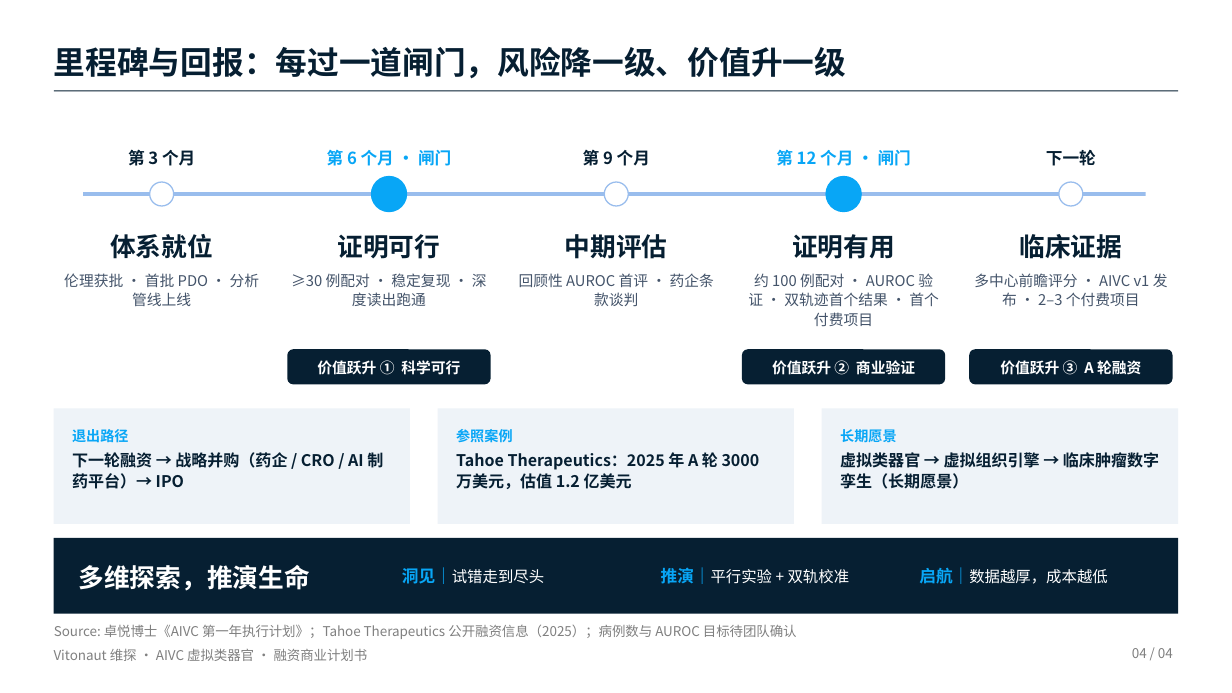
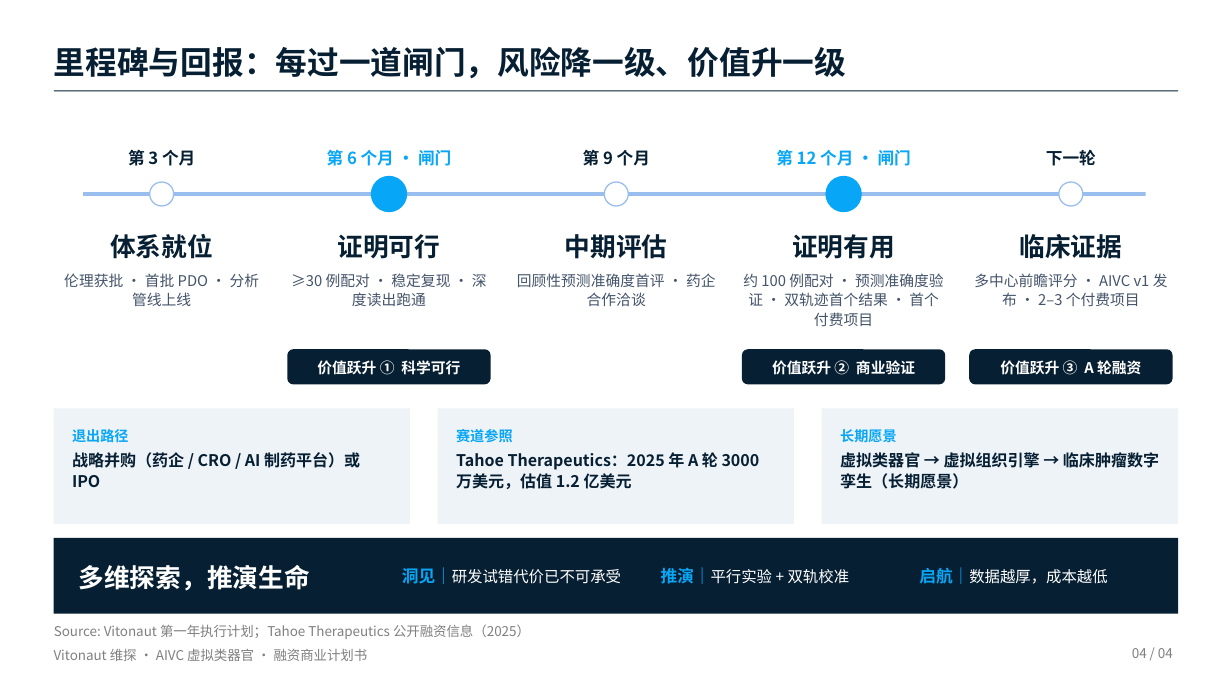
Before and after one commit to Milkar/businessPlan, a slide deck: slide 4 of slides/Vitonaut_part3_draft.pptx. Drawn at 1232x693 pixels with LibreOffice and Linux fonts; fonts in the diff are those of the drawing. Boxes give left, top, right and bottom in pixels: in the first picture for what was removed or moved away, otherwise in the second. Text is boxed around its words. In the diff, an @@ line names an element or a change of style, - is before the commit and + after.

```diff
--- a/slides/Vitonaut_part3_draft.pptx
+++ b/slides/Vitonaut_part3_draft.pptx
@@ text at (517, 273, 716, 306): text changed @@
-回顾性 AUROC 首评 · 药企条款谈判
+回顾性预测准确度首评 · 药企合作洽谈
@@ text at (743, 273, 944, 326): text changed @@
-约 100 例配对 · AUROC 验证 · 双轨迹首个结果 · 首个付费项目
+约 100 例配对 · 预测准确度验证 · 双轨迹首个结果 · 首个付费项目
@@ text in rectangle at (456, 427, 513, 445): text changed @@
-参照案例
+赛道参照
@@ text in rectangle at (72, 452, 360, 487): text changed @@
-下一轮融资 → 战略并购（药企 / CRO / AI 制药平台）→ IPO
+战略并购（药企 / CRO / AI 制药平台）或 IPO
@@ text at (402, 567, 621, 584): text changed @@
-洞见｜试错走到尽头
+洞见｜研发试错代价已不可承受
@@ text at (54, 624, 530, 639): text changed @@
-Source: 卓悦博士《AIVC 第一年执行计划》；Tahoe Therapeutics 公开融资信息（2025）；病例数与 AUROC 目标待团队确认
+Source: Vitonaut 第一年执行计划；Tahoe Therapeutics 公开融资信息（2025）
```
Also in this commit, not shown: 2 other slides changed, 1 other file.
